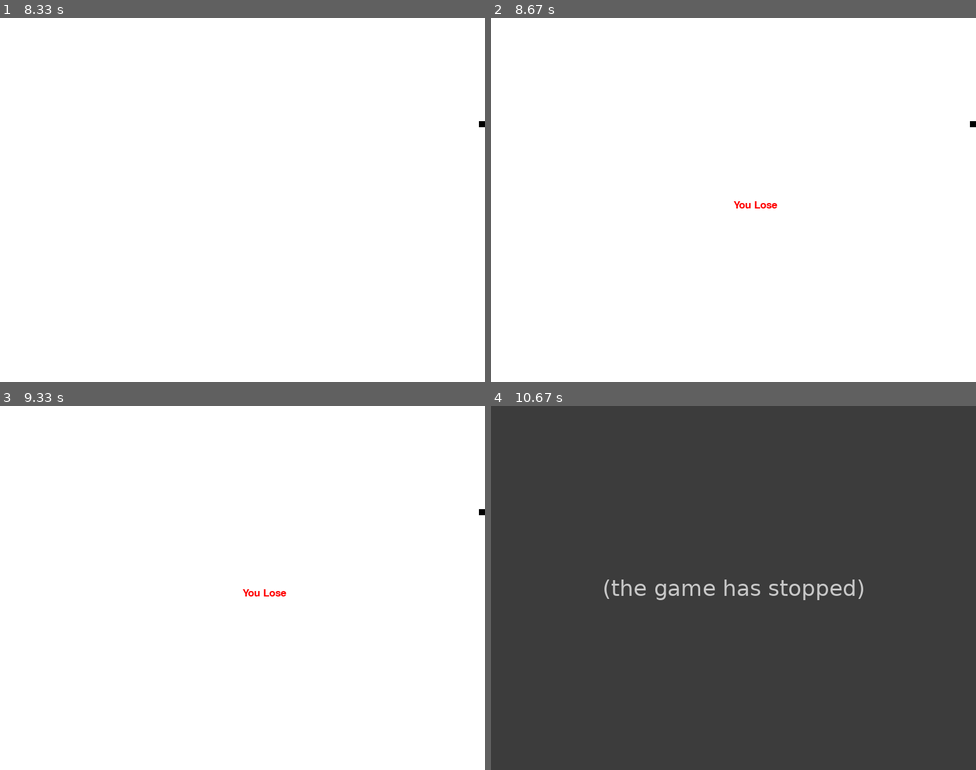
Above: before the commit, frames 1-4 (two rows, left to right).
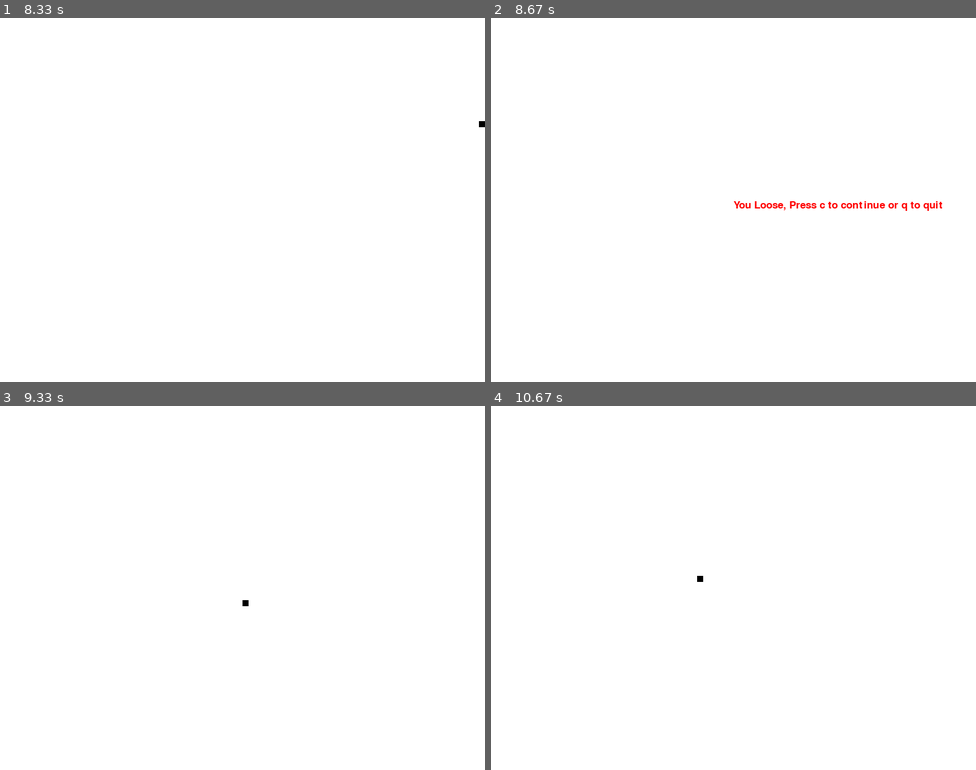
Above: after the commit, the same moments.

Repository: 009shanshukla/Snake_PyGame
Game: pygame game, started from init.py
Same seed, same stepped clock (60 frames per second), same inputs: the game is played once before the commit and once after it.
Inputs:
- Up to frame 1 (8.33 s): hold Up 0.33-0.8 s; hold Right 0.83-1.47 s; hold Down 1.5-1.87 s; hold Left 1.9-2.37 s; hold Right 2.4-2.87 s; hold Up 2.9-3.2 s; hold Right 3.23-3.7 s; hold Left 3.73-4.27 s; hold Down 4.3-4.6 s; hold Left 4.63-5.03 s; hold Up 5.07-5.43 s; hold Right 5.47-6.1 s; hold Down 6.13-6.5 s; hold Left 6.53-7 s; hold Right 7.03-7.5 s; hold Up 7.53-7.83 s; hold Right from 7.87 s (still down)
- Up to frame 2 (8.67 s): release Right at 8.33 s; hold Left from 8.37 s (still down)
- Up to frame 3 (9.33 s): release Left at 8.9 s; tap C at 8.93 s; hold Down from 9.27 s (still down)
- Up to frame 4 (10.67 s): release Down at 9.57 s; hold Left 9.6-10 s; hold Up 10.03-10.4 s; hold Right from 10.43 s (still down)

Frame 1 is identical in both runs. In frame 2, 0.4% of the frame differs, in the area x 56-100%, y 28-53%; in frame 3, 0.1%; in frame 4, 100%, in the area x 0-100%, y 0-100%.
Before the commit the program exited at 10.4 s; later frames show no game.

Commit message:
Functionality merged

Diff:
--- a/init.py
+++ b/init.py
@@ -1,5 +1,4 @@
 import pygame
-import time
 
 ### will initialize the screen
 pygame.init()
@@ -18,16 +17,7 @@
 ### giving title to the scree
 pygame.display.set_caption('Slither')
 
-
-
-### Game variables
-GameExit = False
-Game_x = DisplayWidth/2
-Game_y = DisplayHeight/2
-Game_x_change = 0
-Game_y_change = 0
 BlockSize = 10
-
 ### clock object initialization
 clock = pygame.time.Clock()
 FPS = 30
@@ -41,57 +31,72 @@
 	GameDisplay.blit(ScreenText, [DisplayWidth/2, DisplayHeight/2])
 
 ### looping all events
-while not GameExit:
-	for event in pygame.event.get():
-		if event.type == pygame.QUIT:
-			GameExit = True
+def GameLoop():
+	### Game variables
+	GameExit = False
+	GameOver = False
+	Game_x = DisplayWidth/2
+	Game_y = DisplayHeight/2
+	Game_x_change = 0
+	Game_y_change = 0
 
-		### if an arrow key is pressed
-		if event.type == pygame.KEYDOWN:
-			if event.key == pygame.K_LEFT:
-				Game_x_change = -BlockSize
-				Game_y_change = 0
-			elif event.key == pygame.K_RIGHT:
-				Game_x_change = BlockSize
-				Game_y_change = 0
-			elif event.key == pygame.K_UP:
-				Game_y_change = -BlockSize
-				Game_x_change = 0
-			elif event.key == pygame.K_DOWN:
-				Game_y_change = BlockSize
-				Game_x_change = 0
+	while not GameExit:
+		while GameOver == True:
+			GameDisplay.fill(white)
+			message_to_screen("You Loose, Press c to continue or q to quit", red)
+			pygame.display.update()
+
+			for event in pygame.event.get():
+				if event.type == pygame.QUIT:
+					GameExit = True
+					GameOver = False
+				if event.type == pygame.KEYDOWN:
+					if event.key == pygame.K_q:
+						GameExit = True
+						GameOver = False
+					if event.key == pygame.K_c:
+						GameLoop()
+
+		for event in pygame.event.get():
+			if event.type == pygame.QUIT:
+				GameExit = True
+
+			### if an arrow key is pressed
+			if event.type == pygame.KEYDOWN:
+				if event.key == pygame.K_LEFT:
+					Game_x_change = -BlockSize
+					Game_y_change = 0
+				elif event.key == pygame.K_RIGHT:
+					Game_x_change = BlockSize
+					Game_y_change = 0
+				elif event.key == pygame.K_UP:
+					Game_y_change = -BlockSize
+					Game_x_change = 0
+				elif event.key == pygame.K_DOWN:
+					Game_y_change = BlockSize
+					Game_x_change = 0
 
 		### off the boundary
 		if Game_x >= DisplayWidth or Game_x < 0 or Game_y >= DisplayHeight or Game_y < 0:
-			GameExit = True
+			GameOver = True
 
-		### adding case if user lifts up from the key then movement stops
-		#if event.type == pygame.KEYUP:
-#			if event.key == pygame.K_LEFT or event.key == pygame.K_RIGHT:
-#				Game_x_change = 0
+		### will change according to last arrow key pressed
+		Game_x += Game_x_change
+		Game_y += Game_y_change
+		GameDisplay.fill(white)
 
+		### parameter(ScreenObject, color, [x, y, w, h])
+		pygame.draw.rect(GameDisplay, black, [Game_x, Game_y, BlockSize, BlockSize])
 
-	### will change according to last arrow key pressed
-	Game_x += Game_x_change
-	Game_y += Game_y_change
-	GameDisplay.fill(white)
+		### will update the whole display screen
+		pygame.display.update()
 
-	### parameter(ScreenObject, color, [x, y, w, h])
-	pygame.draw.rect(GameDisplay, black, [Game_x, Game_y, BlockSize, BlockSize])
+		### give freeze time frame per seconds
+		clock.tick(FPS)
 
-	### will update the whole display screen
-	pygame.display.update()
+	### quitting from pygame
+	pygame.quit()
 
-	### give freeze time frame per seconds
-	clock.tick(FPS)
-
-### final msg on screen for 2 secs
-message_to_screen("You Lose", red)
-pygame.display.update()
-time.sleep(2)
-
-### quitting from pygame
-pygame.quit()
-
-### quitting from program
-quit()
+	### quitting from program
+	quit()
+GameLoop()
